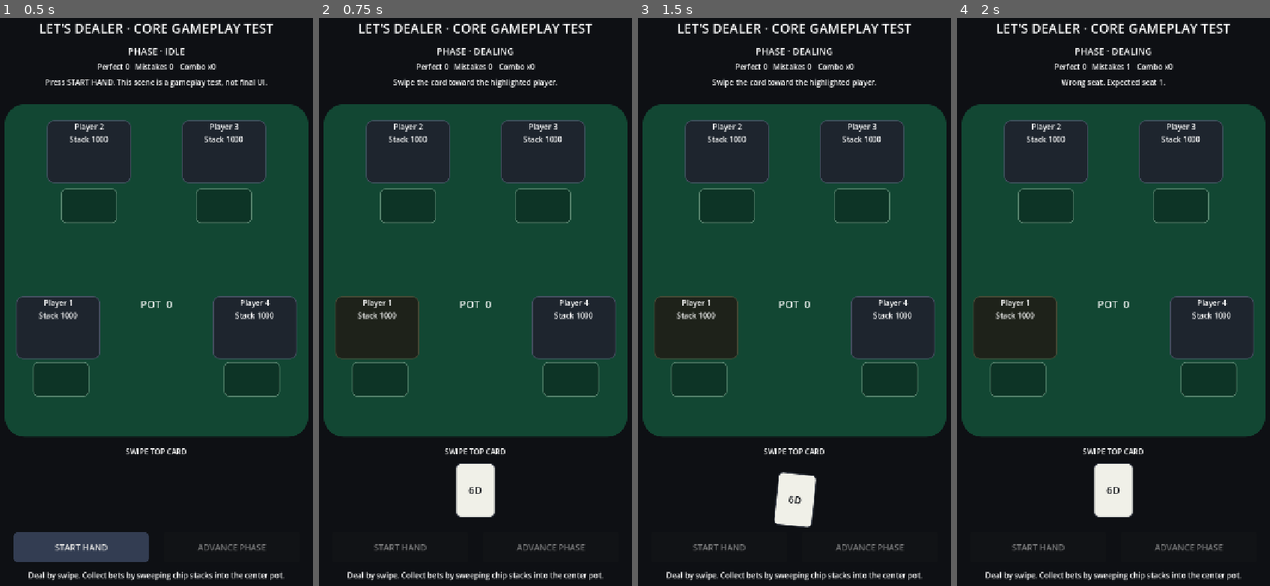
Above: before the commit, frames 1-4 (left to right).
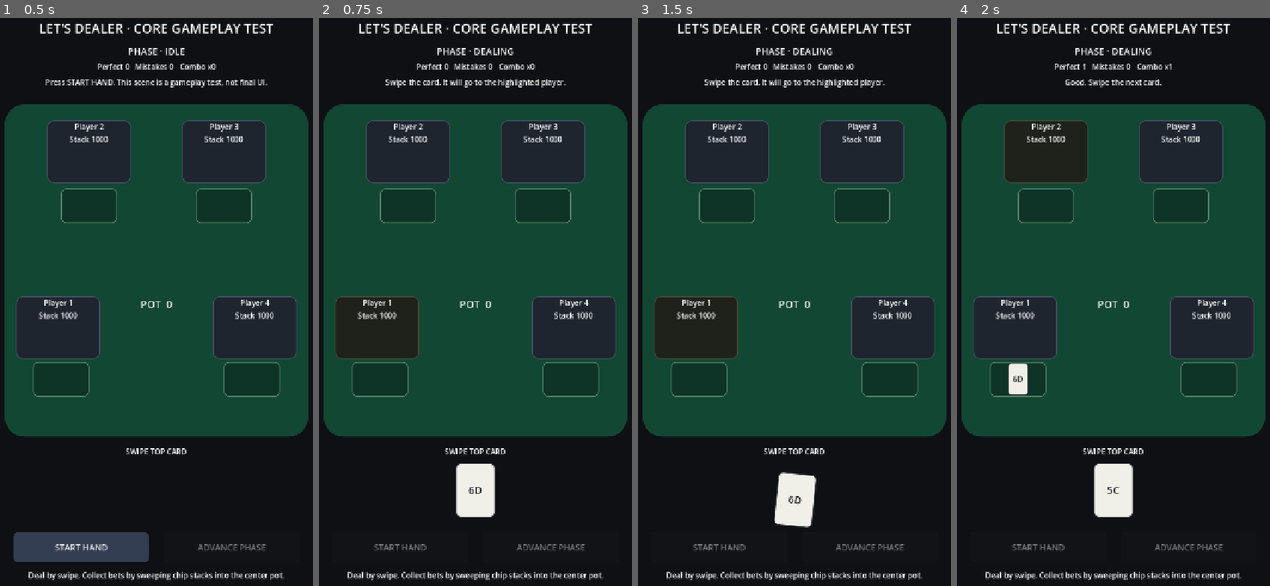
Above: after the commit, the same moments.

Repository: Queenrain9/lets-dealer
Game: Godot game, scene res://scenes/table_test.tscn
The game is run twice, just before and just after one commit, with the same random seed, the same clock (stepped at 60 frames per second) and the same inputs.
Inputs (mouse positions are in pixels of both pictures, inside the frame that each line leads up to):
- Up to frame 1 (0.5 s): no input
- Up to frame 2 (0.75 s): click "START HAND" at 0.5 s
- Up to frame 3 (1.5 s): tap Enter at 1.25 s; drag from (794, 489) to (828, 171) at 1.27 s
- Up to frame 4 (2 s): no input

Frame 1 is identical in both runs. In frame 2, 0.5% of the frame differs, in the area x 21-79%, y 10-13%; in frame 3, 0.5%; in frame 4, 1.0%, in the area x 5-70%, y 8-84%.

Commit message:
fix: make deal and chip gestures forgiving and deterministic

Diff:
--- a/scripts/gameplay/table_test.gd
+++ b/scripts/gameplay/table_test.gd
@@ -1,9 +1,7 @@
 extends Control
 
 const MIN_CARD_SWIPE_DISTANCE: float = 42.0
-const MIN_CARD_DIRECTION_SCORE: float = 0.35
 const MIN_CHIP_SWEEP_DISTANCE: float = 34.0
-const MIN_CHIP_DIRECTION_SCORE: float = 0.25
 
 @onready var phase_label: Label = $PhaseLabel
 @onready var stats_label: Label = $StatsLabel
@@ -91,7 +89,7 @@
 	_clear_hand_visuals()
 	game.start_hand()
 	_arm_next_card()
-	hint_label.text = "Swipe the card toward the highlighted player."
+	hint_label.text = "Swipe the card. It will go to the highlighted player."
 	_refresh_all_seat_views()
 	_refresh_pot()
 	_refresh_ui()
@@ -128,15 +126,17 @@
 	var swipe_delta: Vector2 = end_position - start_position
 	if swipe_delta.length() < MIN_CARD_SWIPE_DISTANCE:
 		card_drag.snap_home()
-		hint_label.text = "Use a short swipe toward the highlighted player."
-		return
-
-	var target_seat_index: int = _resolve_card_swipe_target(start_position, end_position)
+		hint_label.text = "Give the card a short swipe."
+		return
+
+	var target_seat_index: int = game.expected_deal_seat()
 	if target_seat_index < 0:
 		card_drag.snap_home()
-		hint_label.text = "Swipe toward a player, then release."
-		return
-
+		return
+
+	# Dealing order is already known by the dealer. The swipe supplies tactile
+	# intent; it should not become an aiming minigame. Any deliberate swipe
+	# sends the card to the currently highlighted seat.
 	var dealt: bool = game.try_deal_card_to_seat(target_seat_index)
 	if not dealt:
 		card_drag.snap_home()
@@ -152,7 +152,7 @@
 	_animate_dealt_card_to_zone(target_seat_index, dealt_card_id, flight_start)
 
 	if game.table.hand.phase == HandState.Phase.DEALING:
-		hint_label.text = "Good. Swipe the next card toward the highlighted player."
+		hint_label.text = "Good. Swipe the next card."
 
 	_refresh_ui()
 
@@ -164,7 +164,7 @@
 		var seat: PlayerSeat = game.table.get_seat(seat_index)
 		chip_stacks[seat_index].arm(seat.current_bet)
 
-	hint_label.text = "Bets are in. Sweep each chip stack toward the center pot."
+	hint_label.text = "Bets are in. Sweep each betting stack to collect it."
 	_refresh_ui()
 
 func _on_chip_sweep_released(
@@ -180,22 +180,12 @@
 
 	if sweep_delta.length() < MIN_CHIP_SWEEP_DISTANCE:
 		chip_stack.snap_home()
-		hint_label.text = "Sweep the chips toward the center pot."
-		return
-
-	var pot_center: Vector2 = pot_label.get_global_rect().get_center()
-	var target_vector: Vector2 = pot_center - start_position
-
-	if target_vector.length_squared() <= 0.001:
-		chip_stack.snap_home()
-		return
-
-	var direction_score: float = sweep_delta.normalized().dot(target_vector.normalized())
-	if direction_score < MIN_CHIP_DIRECTION_SCORE:
-		chip_stack.snap_home()
-		hint_label.text = "Move that betting stack toward POT."
-		return
-
+		hint_label.text = "Give that betting stack a short sweep."
+		return
+
+	# A betting stack only has one valid dealer destination: the pot. Requiring
+	# precise aiming would make dexterity the challenge, which is not the game.
+	# Any deliberate sweep on the correct stack collects it into the pot.
 	var seat: PlayerSeat = game.table.get_seat(seat_index)
 	var amount: int = seat.current_bet
 	var flight_start: Vector2 = chip_stack.global_position
@@ -215,31 +205,6 @@
 		hint_label.text = "Pot complete: %d. Open the flop." % pot_total
 	else:
 		hint_label.text = "Good. Collect the remaining betting stacks."
-
-func _resolve_card_swipe_target(start_position: Vector2, end_position: Vector2) -> int:
-	var swipe_vector: Vector2 = end_position - start_position
-	if swipe_vector.length() < MIN_CARD_SWIPE_DISTANCE:
-		return -1
-
-	var swipe_direction: Vector2 = swipe_vector.normalized()
-	var best_index: int = -1
-	var best_score: float = -1.0
-
-	for index in range(card_zone_panels.size()):
-		var zone: Control = card_zone_panels[index]
-		var target_vector: Vector2 = zone.get_global_rect().get_center() - start_position
-		if target_vector.length_squared() <= 0.001:
-			continue
-
-		var score: float = swipe_direction.dot(target_vector.normalized())
-		if score > best_score:
-			best_score = score
-			best_index = index
-
-	if best_score < MIN_CARD_DIRECTION_SCORE:
-		return -1
-
-	return best_index
 
 func _animate_dealt_card_to_zone(
 	seat_index: int,
